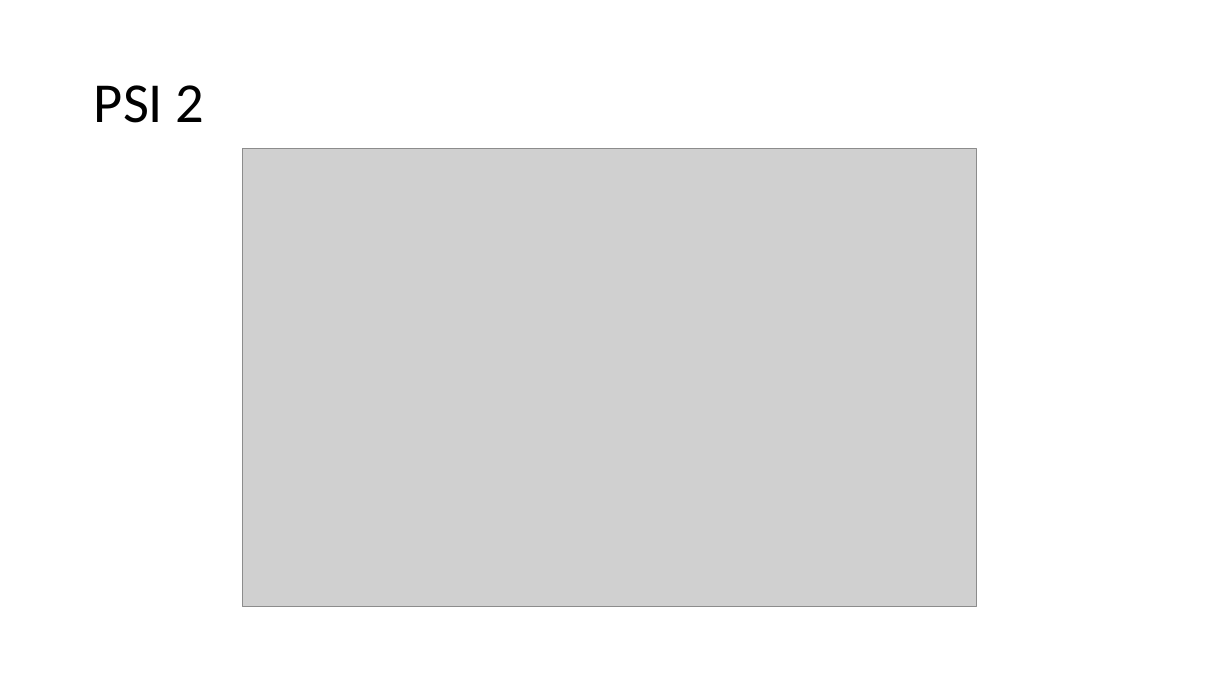
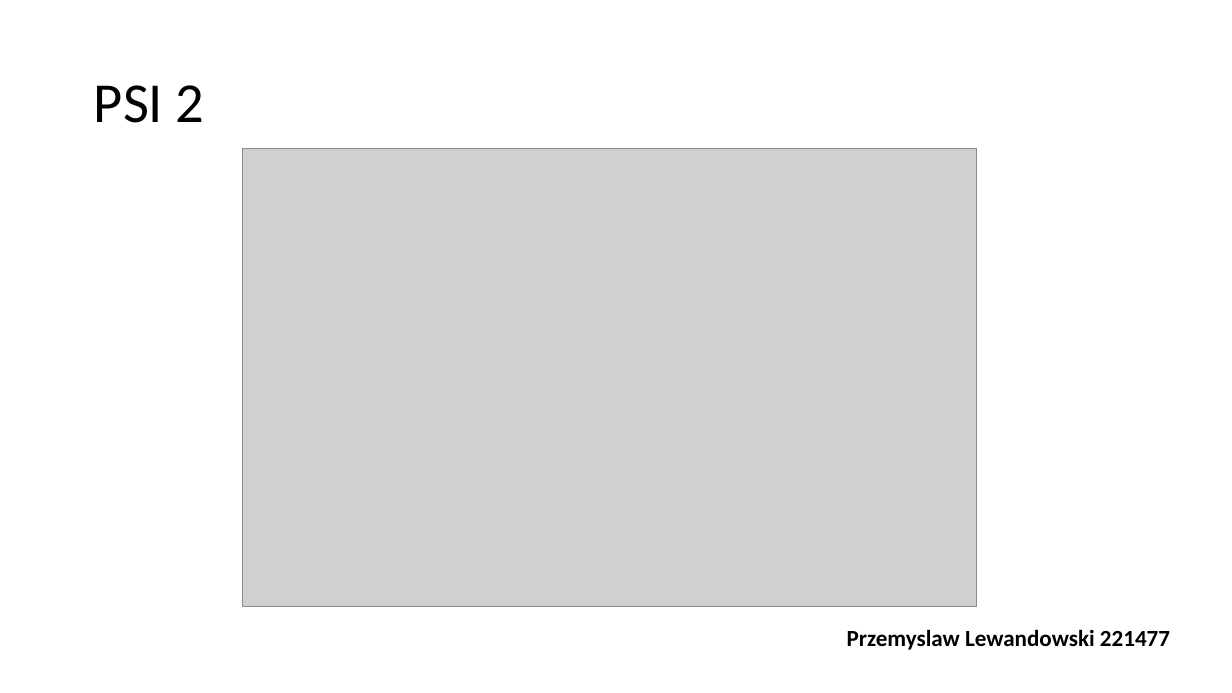
Before and after one commit to p4lewandowski/AI_Basics, a slide deck: slide 1 of PSI_2/PSI_2.pptx. Drawn at 1232x693 pixels with LibreOffice and Linux fonts; fonts in the diff are those of the drawing; grey boxes stand for pictures. Boxes give left, top, right and bottom in pixels: in the first picture for what was removed or moved away, otherwise in the second. Text is boxed around its words. In the diff, an @@ line names an element or a change of style, - is before the commit and + after.

```diff
--- a/PSI_2/PSI_2.pptx
+++ b/PSI_2/PSI_2.pptx
@@ text added at [847,629,1170,650], 18 pt, text #000000, bold @@
+Przemyslaw Lewandowski 221477
```
Also in this commit, not shown: 1 other slide changed, 1 slide added, 15 other files.
